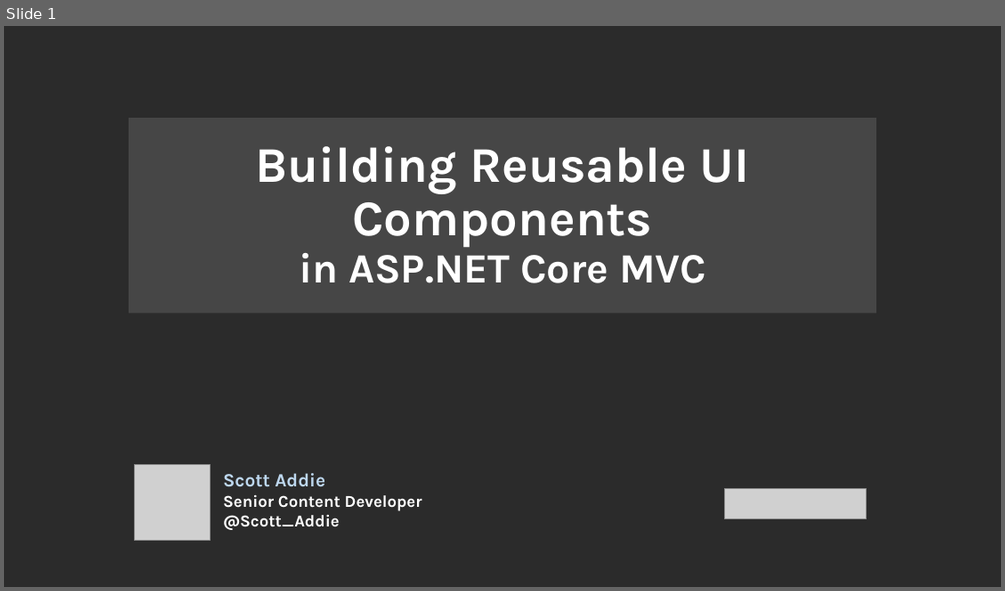
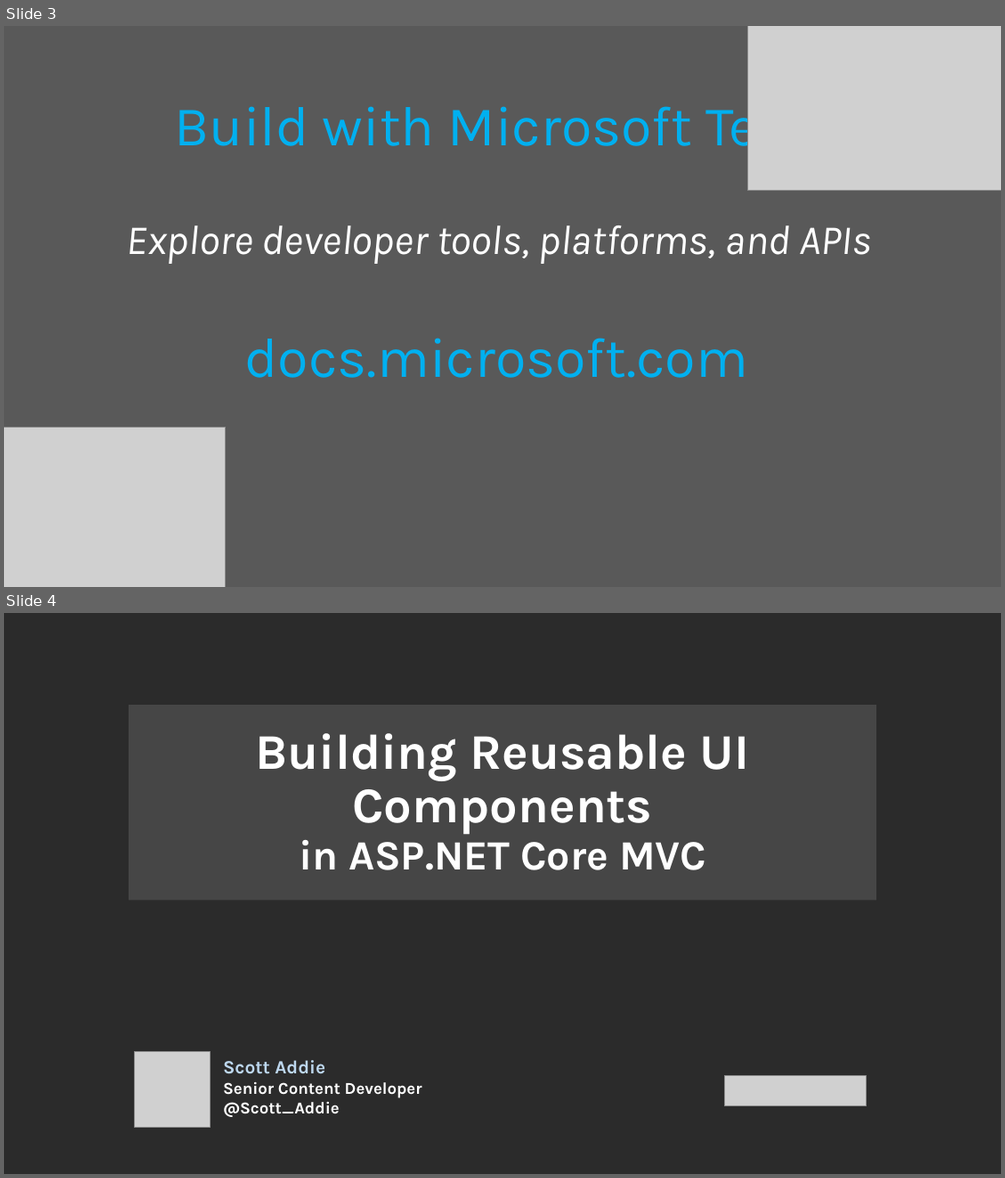
Before and after one commit to scottaddie/slide-decks, a slide deck: Building Reusable UI Components in ASP.NET Core MVC.pptx. Shown one above the other, each under a label of ours: slide 1 before the commit, slides 3 and 4 after it. The pictures are 1005x591 and 1005x1178 pixels, drawn with LibreOffice and Linux fonts; fonts in the diff are those of the drawing; grey boxes stand for pictures; background and template pictures are left out; a plain dark background stands for a picture behind light text. Boxes give left, top, right and bottom in pixels: in the first picture for what was removed or moved away, otherwise in the second. Text is boxed around its words. In the diff, an @@ line names an element or a change of style, - is before the commit and + after.

```diff
--- a/Building Reusable UI Components in ASP.NET Core MVC.pptx
+++ b/Building Reusable UI Components in ASP.NET Core MVC.pptx
@@ slide 3 added at (4, 26, 1001, 587), background #595959 @@
@@ picture added at (747, 26, 1001, 191) @@
@@ title added at (175, 95, 821, 160), 54 pt, text #00B0F0 @@
+Build with Microsoft Tech
@@ text added at (127, 225, 871, 378), 40 pt, text #FFFFFF, italic @@
+Explore developer tools, platforms, and APIs
+docs.microsoft.com
@@ picture added at (4, 426, 226, 587) @@
@@ what was slide 1 is now slide 4 @@
```
Also in this commit, not shown: 2 other slides added, 1 other file.
